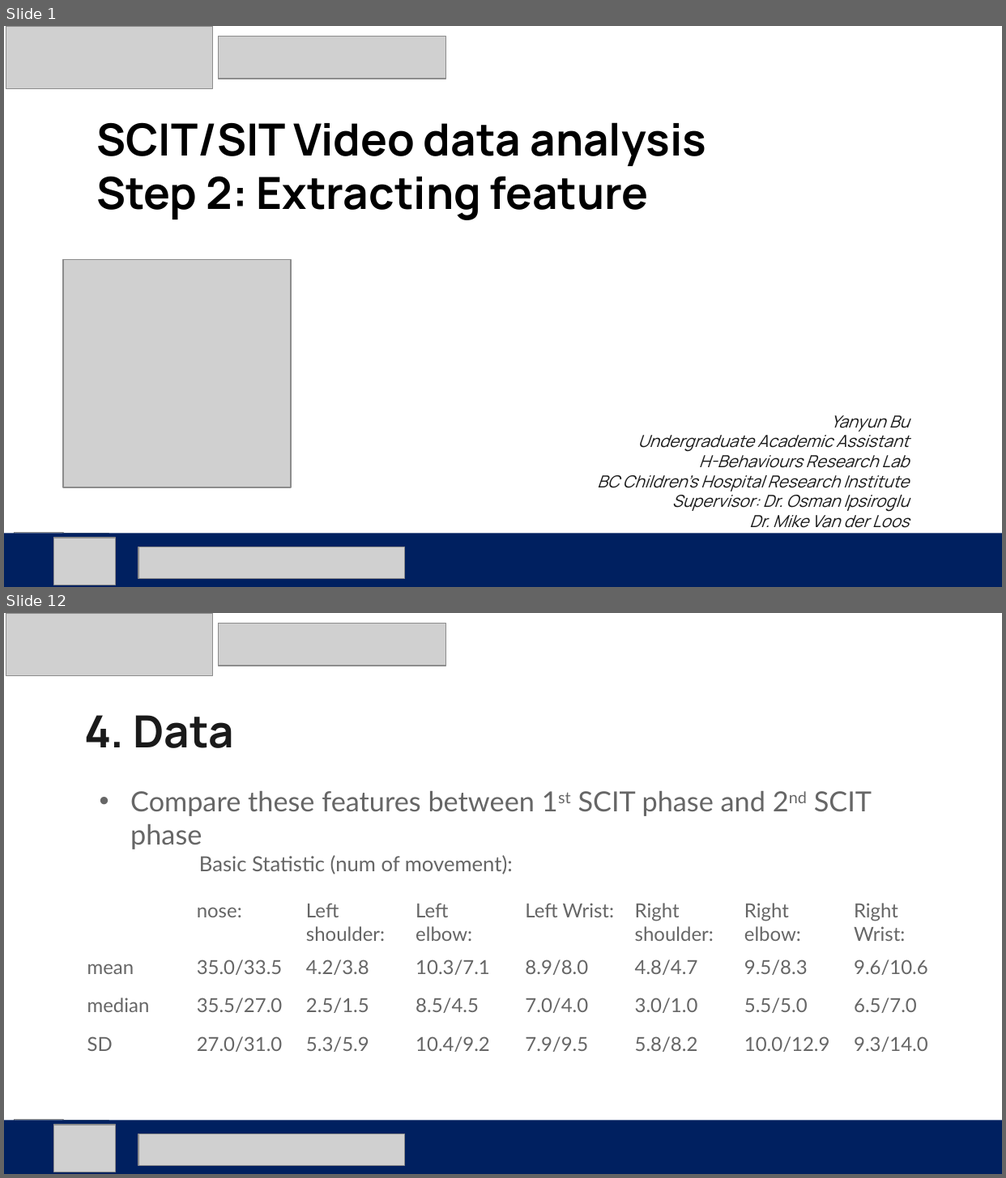
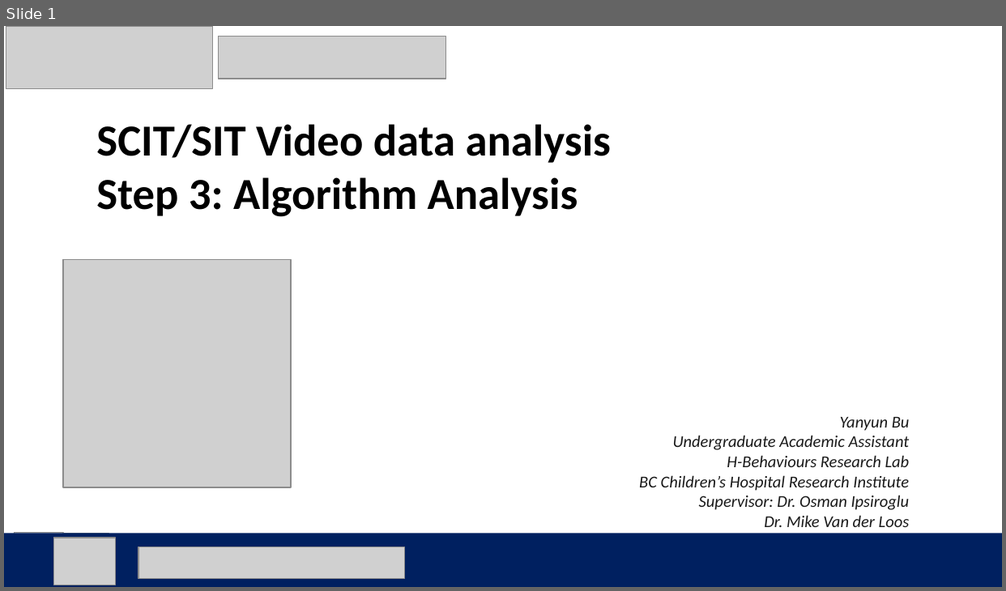
Before and after one commit to buyanyun/video-analysis-testing, a slide deck: step3_analysis.pptx. Shown one above the other, each under a label of ours: slides 1 and 12 before the commit, slide 1 after it; the slides between them are not shown. The pictures are 1006x1178 and 1006x591 pixels, drawn with LibreOffice and Linux fonts; fonts in the diff are those of the drawing; grey boxes stand for pictures. Boxes give left, top, right and bottom in pixels: in the first picture for what was removed or moved away, otherwise in the second. Text is boxed around its words. In the diff, an @@ line names an element or a change of style, - is before the commit and + after.

Commit message:
update ppt and figure

```diff
--- a/step3_analysis.pptx
+++ b/step3_analysis.pptx
@@ slide 12 removed at (4,613,1002,1174), background #FFFFFF @@
@@ picture removed at (6,613,212,676) @@
@@ picture removed at (219,623,446,666) @@
@@ text removed at (84,715,234,748) @@
-4. Data
@@ text removed at (130,791,872,875) @@
-• Compare these features between 1st SCIT phase and 2nd SCIT phase
-  Basic Statistic (num of movement):
@@ table removed at (77,893,953,1066), 4 rows, 8 columns @@
- | nose: | Left shoulder: | Left elbow: | Left Wrist: | Right shoulder: | Right elbow: | Right Wrist:
-mean | 35.0/33.5 | 4.2/3.8 | 10.3/7.1 | 8.9/8.0 | 4.8/4.7 | 9.5/8.3 | 9.6/10.6
-median | 35.5/27.0 | 2.5/1.5 | 8.5/4.5 | 7.0/4.0 | 3.0/1.0 | 5.5/5.0 | 6.5/7.0
-SD | 27.0/31.0 | 5.3/5.9 | 10.4/9.2 | 7.9/9.5 | 5.8/8.2 | 10.0/12.9 | 9.3/14.0
@@ rectangle removed at (4,1120,1002,1174) @@
@@ picture removed at (14,1120,63,1169) @@
@@ picture removed at (46,1120,108,1174) @@
@@ picture removed at (54,1125,116,1172) @@
@@ picture removed at (138,1135,405,1166) @@
@@ slide 1 changed as well @@
@@ text at (96,124,910,527): font Manrope to Calibri in "SCIT/SIT Video data analysis", "Yanyun Bu", "Undergraduate Academic Assistant", "H-Behaviours Research Lab" and 3 more places @@
@@ text at (96,177,578,217): text changed; font Manrope to Calibri @@
-Step 2: Extracting feature
+Step 3: Algorithm Analysis
```
Also in this commit, not shown: 5 other slides changed, 8 slides added, 13 other slides removed, 2 other files.
